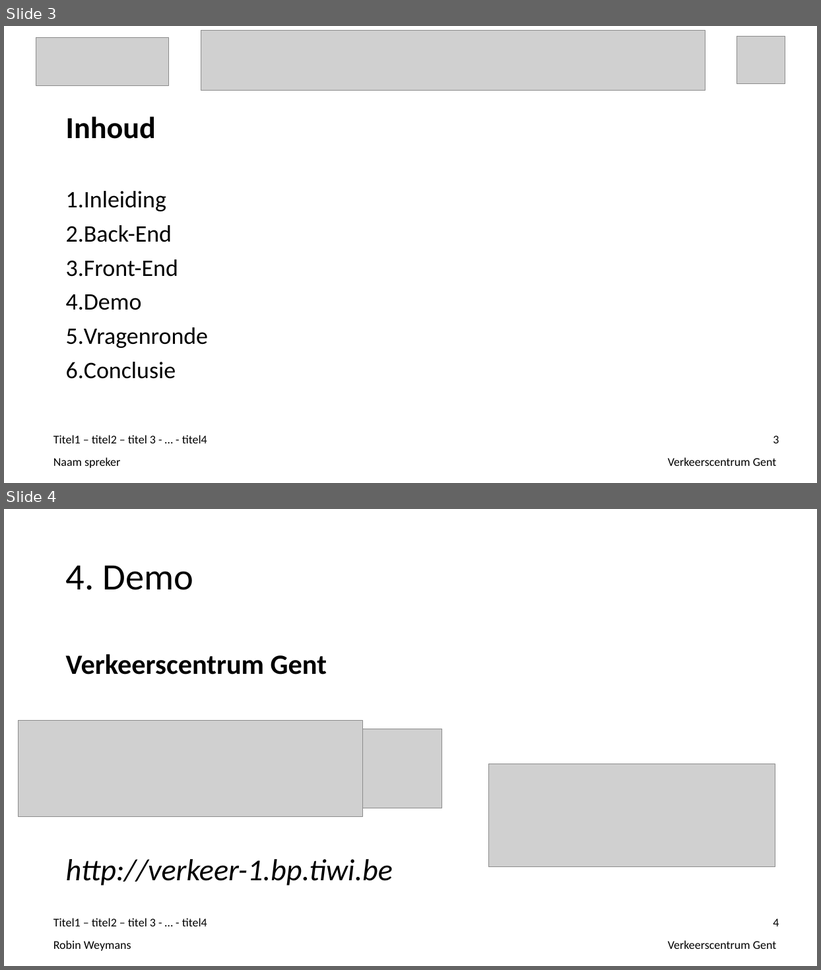
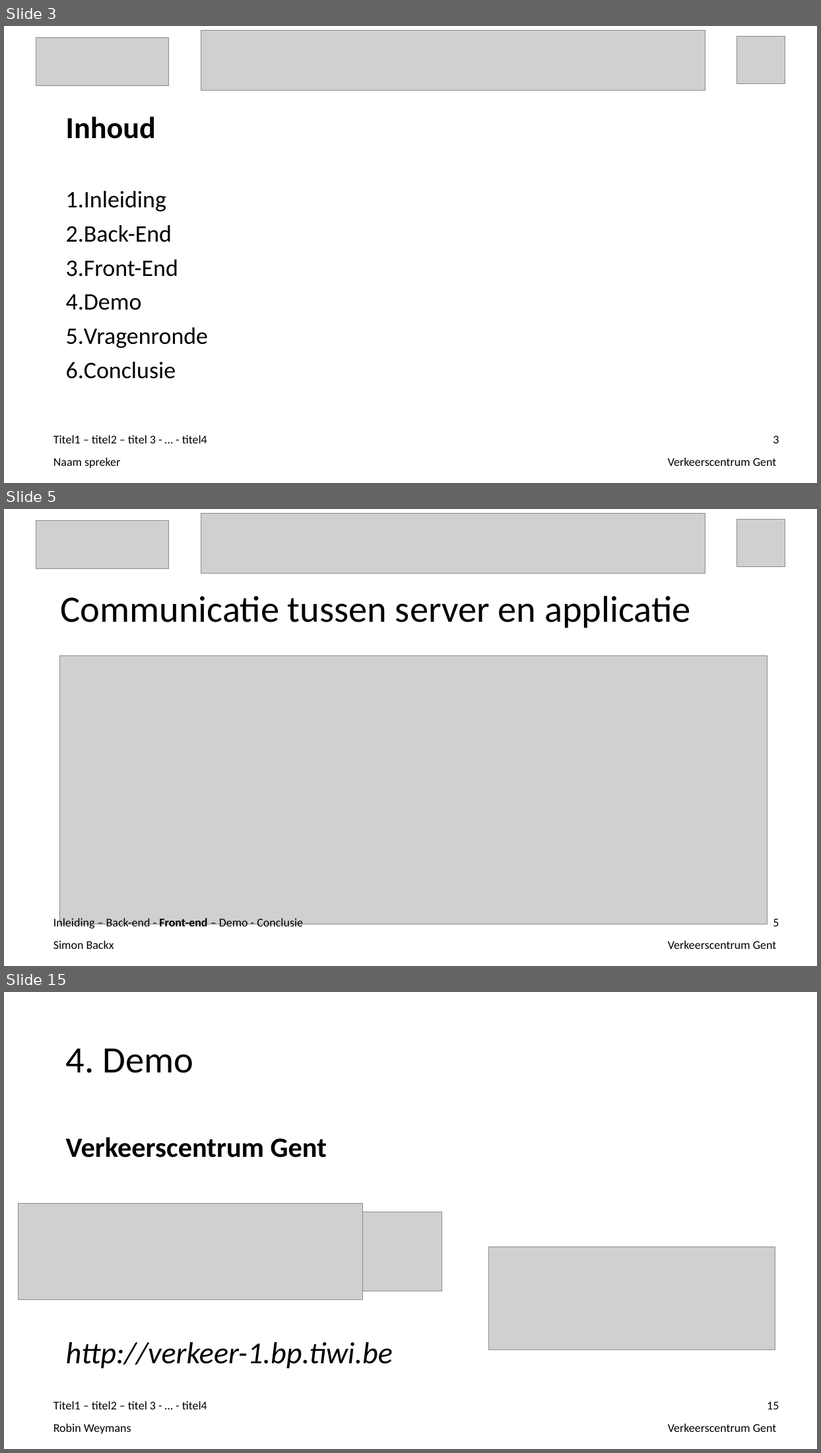
Before and after one commit to ghentlivinglab/Traffic-Travel-Time-Analyzer-1, a slide deck: Einddocumentatie/Presentatie.ppt. Shown one above the other, each under a label of ours: slides 3 and 4 before the commit, slides 3, 5 and 15 after it; the slides between them are not shown. The pictures are 821x970 and 821x1453 pixels, drawn with LibreOffice and Linux fonts; fonts in the diff are those of the drawing; grey boxes stand for pictures. Boxes give left, top, right and bottom in pixels: in the first picture for what was removed or moved away, otherwise in the second. Text is boxed around its words. In the diff, an @@ line names an element or a change of style, - is before the commit and + after.

Commit message:
Technisch front end toegevoegd

```diff
--- a/Einddocumentatie/Presentatie.ppt
+++ b/Einddocumentatie/Presentatie.ppt
@@ slide 5 added at (x1=4, y1=509, x2=817, y2=966), background #FFFFFF @@
@@ picture added at (x1=36, y1=521, x2=168, y2=569) @@
@@ picture added at (x1=201, y1=513, x2=706, y2=573) @@
@@ picture added at (x1=737, y1=519, x2=785, y2=567) @@
@@ title added at (x1=60, y1=595, x2=691, y2=628), 44 pt, text #000000 @@
+Communicatie tussen server en applicatie
@@ picture added at (x1=60, y1=656, x2=767, y2=924) @@
@@ text added at (x1=54, y1=918, x2=303, y2=931), 14 pt, text #000000 @@
+Inleiding – Back-end - Front-end – Demo - Conclusie
@@ page number added at (x1=773, y1=919, x2=779, y2=927), 14 pt, text #000000 @@
+5
@@ text added at (x1=54, y1=941, x2=114, y2=949), 14 pt, text #000000 @@
+Simon Backx
@@ text added at (x1=668, y1=941, x2=777, y2=949), 14 pt, text #000000 @@
+Verkeerscentrum Gent
@@ what was slide 4 is now slide 15 @@
@@ page number at (x1=767, y1=1402, x2=779, y2=1410): text changed @@
-4
+15
```
Also in this commit, not shown: 10 other slides added.
